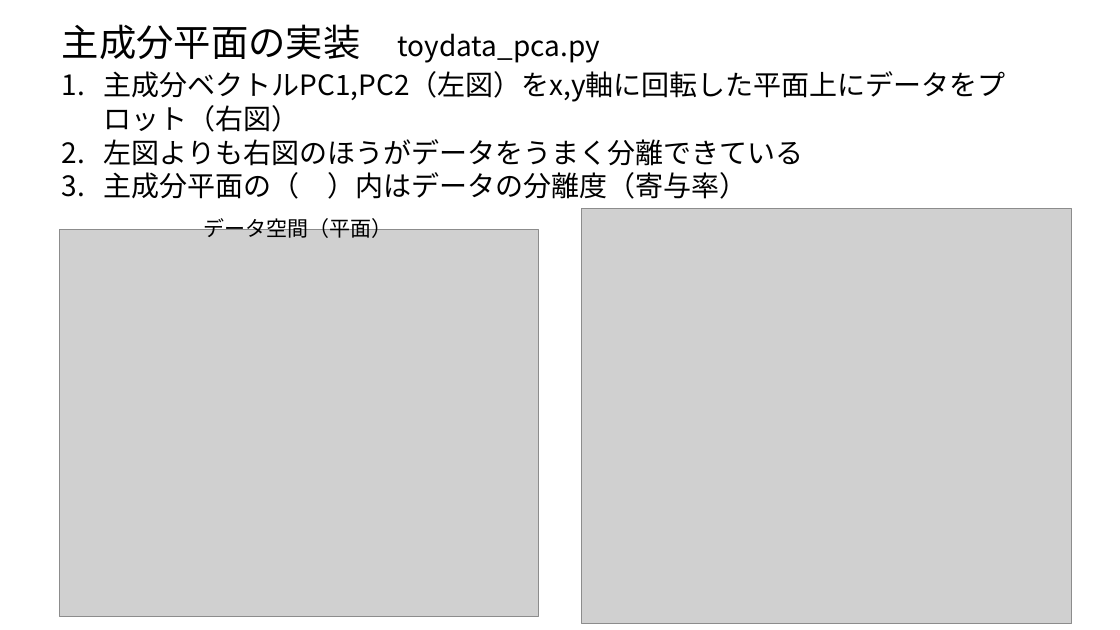
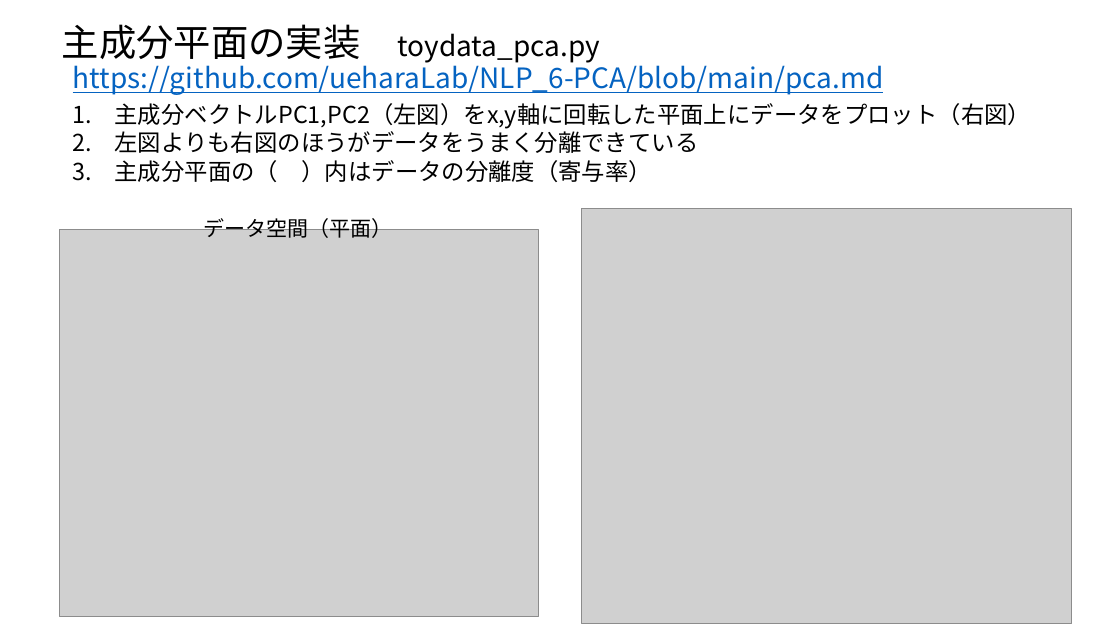
Before and after one commit to ueharaLab/NLP_7-PCA, a slide deck: slide 28 of NLP_6 PCA.pptx. Drawn at 1120x630 pixels with LibreOffice and Linux fonts; fonts in the diff are those of the drawing; grey boxes stand for pictures. Boxes give left, top, right and bottom in pixels: in the first picture for what was removed or moved away, otherwise in the second. Text is boxed around its words. In the diff, an @@ line names an element or a change of style, - is before the commit and + after.

```diff
--- a/NLP_6 PCA.pptx
+++ b/NLP_6 PCA.pptx
@@ text added at (x1=73, y1=60, x2=884, y2=95), 24 pt, text #0563C1, underline @@
+https://github.com/ueharaLab/NLP_6-PCA/blob/main/pca.md
@@ text "主成分ベクトルPC1,PC2（左図）をx,y軸に回転した平面上にデータをプロット（右図）" moved from (x1=104, y1=71, x2=1006, y2=199) to (x1=115, y1=103, x2=1032, y2=182) @@
@@ text "主成分ベクトルPC1,PC2（左図）をx,y軸に回転した平面上にデータをプロット（右図）" at (x1=115, y1=103, x2=1032, y2=182): size 24 to 20 pt @@
```
Also in this commit, not shown: 1 other slide changed, 1 other file.
